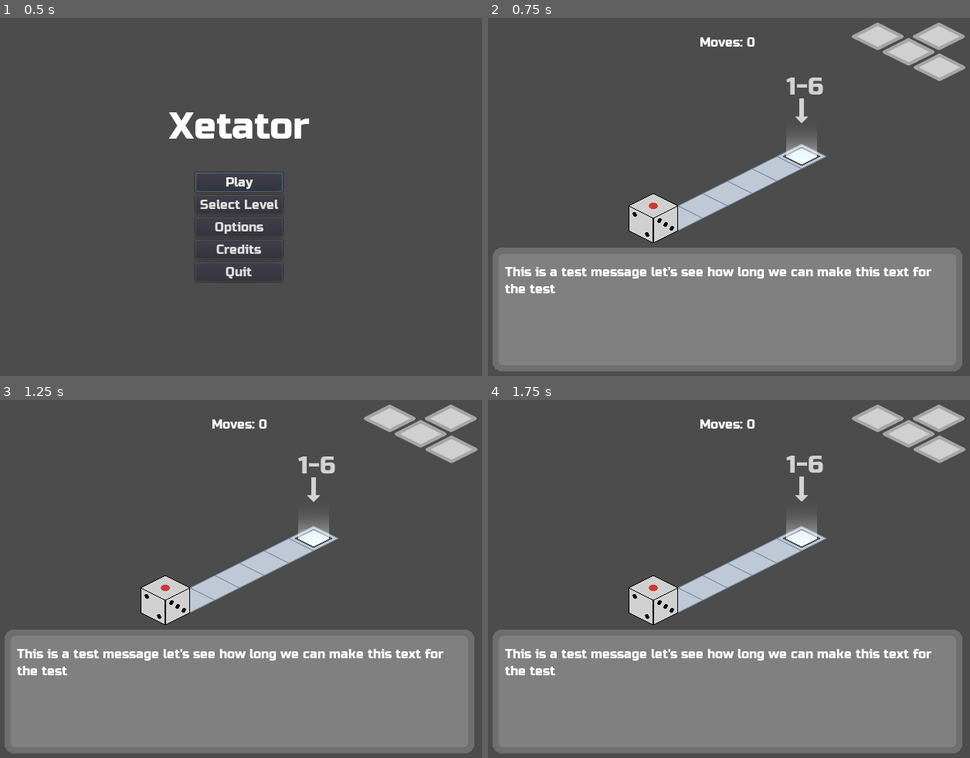
Above: before the commit, frames 1-4 (two rows, left to right).
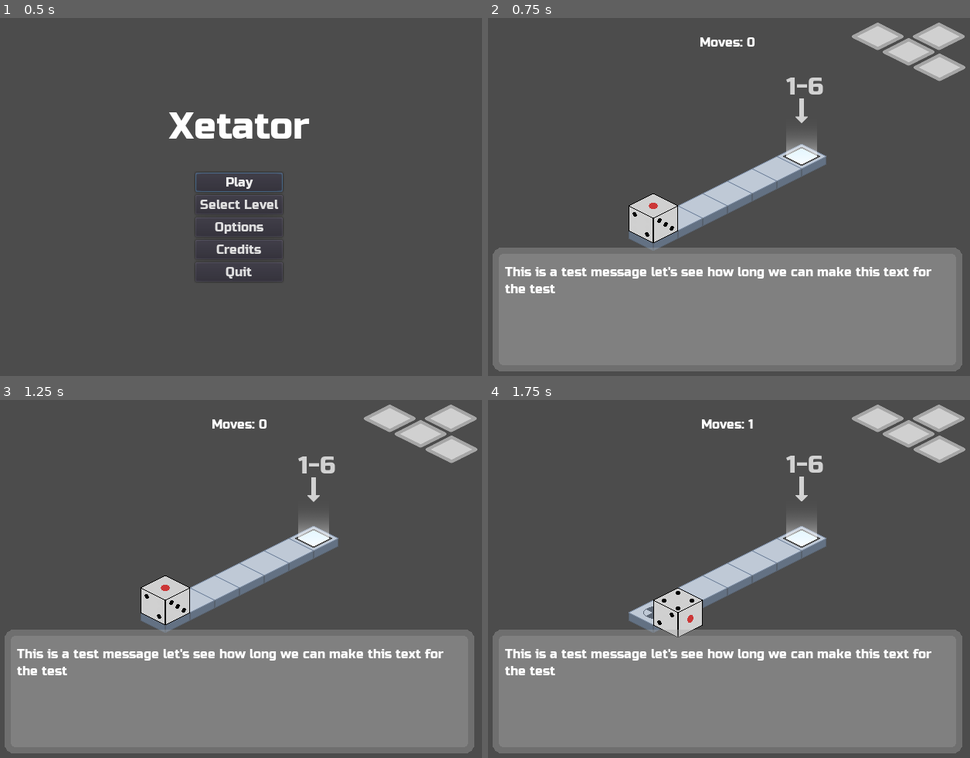
Above: after the commit, the same moments.

Repository: kdreese/gmtk-2022
Game: Godot game, scene res://src/states/Menu.tscn
Two runs of this game, one before a commit and one after it. Both use one fixed random seed, a clock stepped at 60 frames per second and the inputs below.
Inputs:
- Up to frame 1 (0.5 s): no input
- Up to frame 2 (0.75 s): click "Play" at 0.5 s
- Up to frame 3 (1.25 s): no input
- Up to frame 4 (1.75 s): hold D (move_right) from 1.28 s (still down)

Frame 1 is identical in both runs. In frame 2, 0.9% of the frame differs, in the area x 29-71%, y 38-65%; in frame 3, 0.9%; in frame 4, 2.1%, in the area x 29-71%, y 5-67%.

Commit message:
Added tile edges.

Diff:
--- a/resouces/TileSet.tres
+++ b/resouces/TileSet.tres
@@ -1,6 +1,7 @@
-[gd_resource type="TileSet" load_steps=3 format=2]
+[gd_resource type="TileSet" load_steps=4 format=2]
 
 [ext_resource path="res://assets/tiles/base_tile.png" type="Texture" id=1]
+[ext_resource path="res://assets/tiles/edges.png" type="Texture" id=2]
 [ext_resource path="res://assets/tiles/start_tile.png" type="Texture" id=3]
 
 [resource]
@@ -32,3 +33,59 @@
 2/shape_one_way_margin = 0.0
 2/shapes = [  ]
 2/z_index = 0
+3/name = "edges.png 3"
+3/texture = ExtResource( 2 )
+3/tex_offset = Vector2( 0, 0 )
+3/modulate = Color( 1, 1, 1, 1 )
+3/region = Rect2( 0, 0, 64, 32 )
+3/tile_mode = 0
+3/occluder_offset = Vector2( 0, 0 )
+3/navigation_offset = Vector2( 0, 0 )
+3/shape_offset = Vector2( 0, 0 )
+3/shape_transform = Transform2D( 1, 0, 0, 1, 0, 0 )
+3/shape_one_way = false
+3/shape_one_way_margin = 0.0
+3/shapes = [  ]
+3/z_index = 0
+4/name = "edges.png 4"
+4/texture = ExtResource( 2 )
+4/tex_offset = Vector2( 0, 0 )
+4/modulate = Color( 1, 1, 1, 1 )
+4/region = Rect2( 64, 0, 64, 32 )
+4/tile_mode = 0
+4/occluder_offset = Vector2( 0, 0 )
+4/navigation_offset = Vector2( 0, 0 )
+4/shape_offset = Vector2( 0, 0 )
+4/shape_transform = Transform2D( 1, 0, 0, 1, 0, 0 )
+4/shape_one_way = false
+4/shape_one_way_margin = 0.0
+4/shapes = [  ]
+4/z_index = 0
+6/name = "edges.png 6"
+6/texture = ExtResource( 2 )
+6/tex_offset = Vector2( 0, 0 )
+6/modulate = Color( 1, 1, 1, 1 )
+6/region = Rect2( 128, 0, 64, 32 )
+6/tile_mode = 0
+6/occluder_offset = Vector2( 0, 0 )
+6/navigation_offset = Vector2( 0, 0 )
+6/shape_offset = Vector2( 0, 0 )
+6/shape_transform = Transform2D( 1, 0, 0, 1, 0, 0 )
+6/shape_one_way = false
+6/shape_one_way_margin = 0.0
+6/shapes = [  ]
+6/z_index = 0
+7/name = "edges.png 7"
+7/texture = ExtResource( 2 )
+7/tex_offset = Vector2( 0, 0 )
+7/modulate = Color( 1, 1, 1, 1 )
+7/region = Rect2( 0, 32, 64, 32 )
+7/tile_mode = 0
+7/occluder_offset = Vector2( 0, 0 )
+7/navigation_offset = Vector2( 0, 0 )
+7/shape_offset = Vector2( 0, 0 )
+7/shape_transform = Transform2D( 1, 0, 0, 1, 0, 0 )
+7/shape_one_way = false
+7/shape_one_way_margin = 0.0
+7/shapes = [  ]
+7/z_index = 0
--- a/resouces/WireTileSet.tres
+++ b/resouces/WireTileSet.tres
@@ -16,12 +16,6 @@
 [ext_resource path="res://assets/tiles/straight_on.png" type="Texture" id=14]
 [ext_resource path="res://assets/tiles/elbow_down_off.png" type="Texture" id=15]
 [ext_resource path="res://assets/tiles/elbow_side_on.png" type="Texture" id=16]
-
-[sub_resource type="StreamTexture" id=1]
-load_path = "res://.import/spur_up_off.png-0bd295622e48ad831313997c822a3565.stex"
-
-[sub_resource type="StreamTexture" id=2]
-load_path = "res://.import/spur_up_on.png-fcbfa7779d265c1aee7c317b787cb984.stex"
 
 [resource]
 0/name = "x_on.png 0"
@@ -248,31 +242,3 @@
 15/shape_one_way_margin = 0.0
 15/shapes = [  ]
 15/z_index = 0
-16/name = "spur_up_off.png 16"
-16/texture = SubResource( 1 )
-16/tex_offset = Vector2( 0, 0 )
-16/modulate = Color( 1, 1, 1, 1 )
-16/region = Rect2( 0, 0, 64, 32 )
-16/tile_mode = 0
-16/occluder_offset = Vector2( 0, 0 )
-16/navigation_offset = Vector2( 0, 0 )
-16/shape_offset = Vector2( 0, 0 )
-16/shape_transform = Transform2D( 1, 0, 0, 1, 0, 0 )
-16/shape_one_way = false
-16/shape_one_way_margin = 0.0
-16/shapes = [  ]
-16/z_index = 0
-17/name = "spur_up_on.png 17"
-17/texture = SubResource( 2 )
-17/tex_offset = Vector2( 0, 0 )
-17/modulate = Color( 1, 1, 1, 1 )
-17/region = Rect2( 0, 0, 64, 32 )
-17/tile_mode = 0
-17/occluder_offset = Vector2( 0, 0 )
-17/navigation_offset = Vector2( 0, 0 )
-17/shape_offset = Vector2( 0, 0 )
-17/shape_transform = Transform2D( 1, 0, 0, 1, 0, 0 )
-17/shape_one_way = false
-17/shape_one_way_margin = 0.0
-17/shapes = [  ]
-17/z_index = 0
--- a/src/levels/ButtonIntroLevel.tscn
+++ b/src/levels/ButtonIntroLevel.tscn
@@ -1,10 +1,11 @@
-[gd_scene load_steps=6 format=2]
+[gd_scene load_steps=7 format=2]
 
 [ext_resource path="res://resouces/TileSet.tres" type="TileSet" id=1]
 [ext_resource path="res://src/objects/LevelButton.tscn" type="PackedScene" id=2]
 [ext_resource path="res://src/levels/ButtonIntroLevel.gd" type="Script" id=3]
 [ext_resource path="res://src/objects/LevelEnd.tscn" type="PackedScene" id=4]
 [ext_resource path="res://src/objects/Gate.tscn" type="PackedScene" id=5]
+[ext_resource path="res://resouces/WireTileSet.tres" type="TileSet" id=6]
 
 [node name="ButtonIntroLevel" type="Node2D"]
 script = ExtResource( 3 )
@@ -14,7 +15,14 @@
 tile_set = ExtResource( 1 )
 cell_size = Vector2( 64, 32 )
 format = 1
-tile_data = PoolIntArray( 13, 0, 0, 14, 0, 0, 65548, 0, 0, 65549, 0, 0, 131084, 0, 0, 131085, 0, 0, 196619, 0, 0, 196620, 0, 0, 196621, 0, 0, 196622, 0, 0, 262155, 0, 0, 262156, 0, 0, 262157, 0, 0, 327691, 2, 0, 327694, 0, 0 )
+tile_data = PoolIntArray( 13, 0, 0, 14, 0, 0, 15, 6, 0, 65548, 0, 0, 65549, 0, 0, 65550, 3, 0, 131084, 0, 0, 131085, 0, 0, 131086, 7, 0, 196619, 0, 0, 196620, 0, 0, 196621, 0, 0, 196622, 0, 0, 196623, 6, 0, 262155, 0, 0, 262156, 0, 0, 262157, 0, 0, 262159, 6, 0, 327691, 2, 0, 327692, 3, 0, 327693, 536870919, 0, 327694, 0, 0, 327695, 6, 0, 393227, 536870918, 0, 393230, 536870918, 0 )
+
+[node name="WireTileMap" type="TileMap" parent="."]
+mode = 1
+tile_set = ExtResource( 6 )
+cell_size = Vector2( 64, 32 )
+format = 1
+tile_data = PoolIntArray( 13, 536870926, 0, 14, 1073741837, 0, 65549, 1610612741, 0, 131085, 1610612741, 0, 196621, 5, 0, 262157, 536870919, 0, 262158, 16, 0 )
 
 [node name="LevelButton" parent="." instance=ExtResource( 2 )]
 position = Vector2( 448, 240 )
--- a/src/levels/ButtonTestLevel.tscn
+++ b/src/levels/ButtonTestLevel.tscn
@@ -15,7 +15,7 @@
 tile_set = ExtResource( 1 )
 cell_size = Vector2( 64, 32 )
 format = 1
-tile_data = PoolIntArray( 131082, 0, 0, 131084, 0, 0, 131086, 0, 0, 131089, 0, 0, 196616, 0, 0, 196617, 0, 0, 196618, 0, 0, 196620, 0, 0, 196622, 0, 0, 196624, 0, 0, 196625, 0, 0, 262152, 2, 0 )
+tile_data = PoolIntArray( 131082, 0, 0, 131084, 0, 0, 131086, 0, 0, 131087, 7, 0, 131089, 0, 0, 131090, 6, 0, 196616, 0, 0, 196617, 0, 0, 196618, 0, 0, 196620, 0, 0, 196622, 0, 0, 196624, 0, 0, 196625, 0, 0, 196626, 6, 0, 262152, 2, 0, 262153, 536870915, 0, 262154, 536870918, 0, 262155, 536870918, 0, 262156, 536870918, 0, 262157, 536870918, 0, 262158, 536870918, 0, 262159, 536870918, 0, 262160, 536870918, 0, 262161, 536870918, 0, 327688, 536870918, 0 )
 
 [node name="WireTileMap" type="TileMap" parent="."]
 mode = 1
--- a/src/levels/IntroLevel.tscn
+++ b/src/levels/IntroLevel.tscn
@@ -12,7 +12,7 @@
 tile_set = ExtResource( 1 )
 cell_size = Vector2( 64, 32 )
 format = 1
-tile_data = PoolIntArray( -65524, 0, 0, 12, 0, 0, 65548, 0, 0, 131084, 0, 0, 196620, 0, 0, 262156, 0, 0, 327692, 2, 0 )
+tile_data = PoolIntArray( -65524, 0, 0, -65523, 6, 0, 12, 0, 0, 13, 6, 0, 65548, 0, 0, 65549, 6, 0, 131084, 0, 0, 131085, 6, 0, 196620, 0, 0, 196621, 6, 0, 262156, 0, 0, 262157, 6, 0, 327692, 2, 0, 327693, 6, 0, 393228, 536870918, 0 )
 
 [node name="LevelEnd" parent="." instance=ExtResource( 2 )]
 position = Vector2( 416, 176 )
--- a/src/levels/MovementTestLevel.tscn
+++ b/src/levels/MovementTestLevel.tscn
@@ -12,7 +12,7 @@
 tile_set = ExtResource( 1 )
 cell_size = Vector2( 64, 32 )
 format = 1
-tile_data = PoolIntArray( 65546, 0, 0, 65547, 0, 0, 65548, 0, 0, 65549, 0, 0, 131082, 0, 0, 131083, 0, 0, 131084, 0, 0, 131085, 0, 0, 196618, 0, 0, 196619, 0, 0, 196620, 0, 0, 196621, 0, 0, 262154, 0, 0, 262155, 2, 0, 262156, 0, 0, 262157, 0, 0 )
+tile_data = PoolIntArray( 65546, 0, 0, 65547, 0, 0, 65548, 0, 0, 65549, 0, 0, 65550, 6, 0, 131082, 0, 0, 131083, 0, 0, 131084, 0, 0, 131085, 0, 0, 131086, 6, 0, 196618, 0, 0, 196619, 0, 0, 196620, 0, 0, 196621, 0, 0, 196622, 6, 0, 262154, 0, 0, 262155, 2, 0, 262156, 0, 0, 262157, 0, 0, 262158, 6, 0, 327690, 536870918, 0, 327691, 536870918, 0, 327692, 536870918, 0, 327693, 536870918, 0 )
 
 [node name="LevelEnd" parent="." instance=ExtResource( 3 )]
 position = Vector2( 384, 224 )
--- a/src/levels/MovementTutorialLevel.tscn
+++ b/src/levels/MovementTutorialLevel.tscn
@@ -12,7 +12,7 @@
 tile_set = ExtResource( 1 )
 cell_size = Vector2( 64, 32 )
 format = 1
-tile_data = PoolIntArray( 10, 0, 0, 11, 0, 0, 12, 0, 0, 13, 0, 0, 65546, 0, 0, 65549, 0, 0, 131082, 0, 0, 131084, 0, 0, 131085, 0, 0, 196618, 0, 0, 262154, 2, 0 )
+tile_data = PoolIntArray( 10, 0, 0, 11, 0, 0, 12, 0, 0, 13, 0, 0, 14, 6, 0, 65546, 0, 0, 65547, 3, 0, 65548, 536870919, 0, 65549, 0, 0, 65550, 6, 0, 131082, 0, 0, 131083, 6, 0, 131084, 0, 0, 131085, 0, 0, 131086, 6, 0, 196618, 0, 0, 196619, 6, 0, 196620, 536870918, 0, 196621, 536870918, 0, 262154, 2, 0, 262155, 6, 0, 327690, 536870918, 0 )
 
 [node name="LevelEnd" parent="." instance=ExtResource( 2 )]
 position = Vector2( 320, 224 )
--- a/src/levels/TestLevel.tscn
+++ b/src/levels/TestLevel.tscn
@@ -1,10 +1,11 @@
-[gd_scene load_steps=6 format=2]
+[gd_scene load_steps=7 format=2]
 
 [ext_resource path="res://resouces/TileSet.tres" type="TileSet" id=1]
 [ext_resource path="res://src/objects/LevelButton.tscn" type="PackedScene" id=2]
 [ext_resource path="res://src/objects/LevelEnd.tscn" type="PackedScene" id=3]
 [ext_resource path="res://src/levels/TestLevel.gd" type="Script" id=4]
 [ext_resource path="res://src/objects/Gate.tscn" type="PackedScene" id=5]
+[ext_resource path="res://resouces/WireTileSet.tres" type="TileSet" id=6]
 
 [node name="TestLevel" type="Node2D"]
 script = ExtResource( 4 )
@@ -14,7 +15,14 @@
 tile_set = ExtResource( 1 )
 cell_size = Vector2( 64, 32 )
 format = 1
-tile_data = PoolIntArray( -262132, 0, 0, -196596, 0, 0, -131060, 0, 0, -65524, 0, 0, 7, 0, 0, 8, 0, 0, 10, 0, 0, 11, 0, 0, 12, 0, 0, 13, 0, 0, 14, 0, 0, 15, 0, 0, 65549, 0, 0, 65550, 0, 0, 65551, 2, 0 )
+tile_data = PoolIntArray( -262132, 0, 0, -262131, 6, 0, -196596, 0, 0, -196595, 6, 0, -131060, 0, 0, -131059, 6, 0, -65524, 0, 0, -65523, 7, 0, 7, 0, 0, 8, 0, 0, 10, 0, 0, 11, 0, 0, 12, 0, 0, 13, 0, 0, 14, 0, 0, 15, 0, 0, 16, 6, 0, 65543, 536870918, 0, 65544, 536870918, 0, 65545, 536870918, 0, 65546, 536870918, 0, 65547, 536870918, 0, 65548, 536870919, 0, 65549, 0, 0, 65550, 0, 0, 65551, 2, 0, 65552, 6, 0, 131085, 536870918, 0, 131086, 536870918, 0, 131087, 536870918, 0 )
+
+[node name="WireTileMap" type="TileMap" parent="."]
+mode = 1
+tile_set = ExtResource( 6 )
+cell_size = Vector2( 64, 32 )
+format = 1
+tile_data = PoolIntArray( -262132, 13, 0, -196596, 5, 0, -131060, 5, 0, -65524, 5, 0, 10, 536870917, 0, 11, 536870917, 0, 12, 536870915, 0 )
 
 [node name="LevelButton" parent="." instance=ExtResource( 2 )]
 position = Vector2( 512, 144 )
Binary file added: assets/tiles/edges.png
Not shown, added: assets/tiles/edges.png.import
Not shown: 1 places in resouces/WireTileSet.tres that only renumber resources
